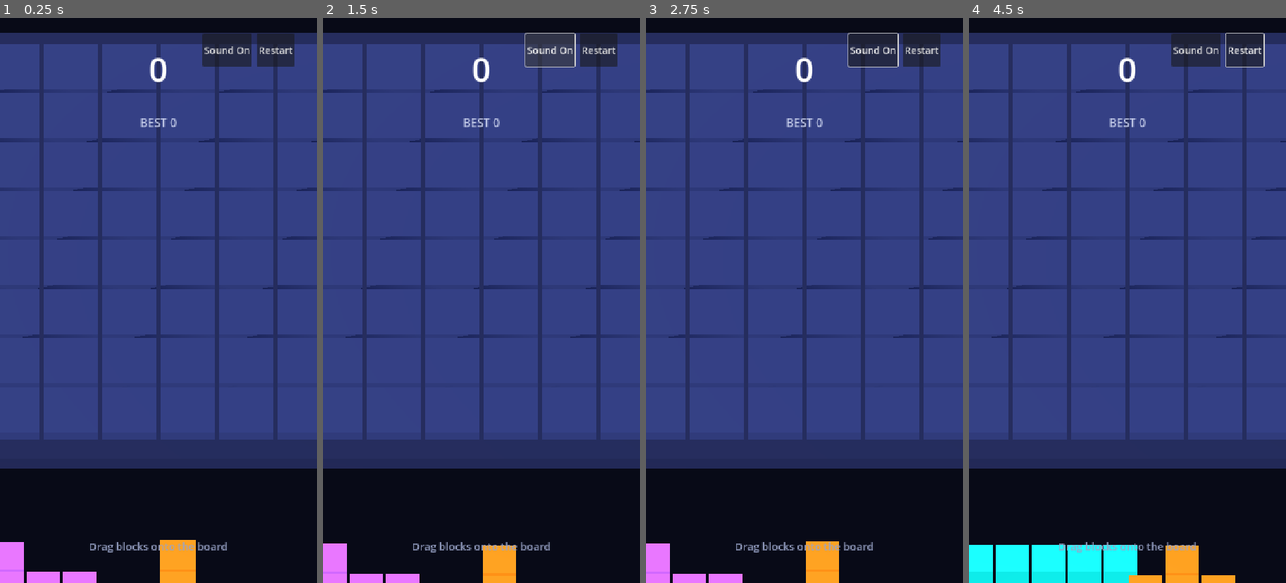
Above: before the commit, frames 1-4 (left to right).
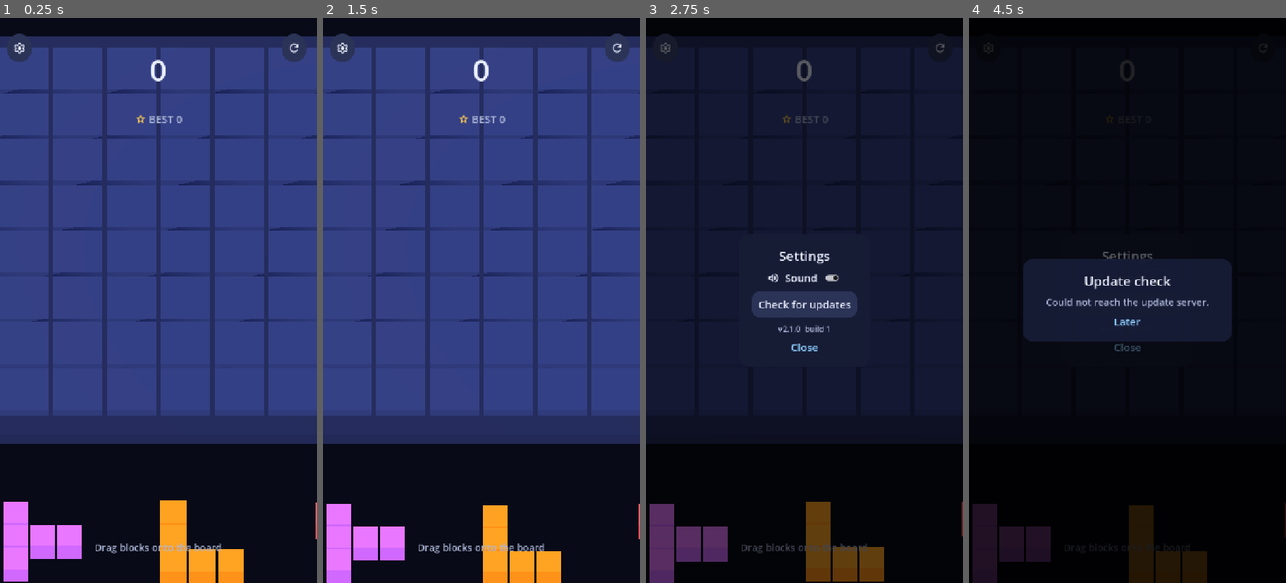
Above: after the commit, the same moments.

Repository: Matko802/blockshark
Game: Godot game, scene res://scenes/main.tscn
Two runs of this game, one before a commit and one after it. Both use one fixed random seed, a clock stepped at 60 frames per second and the inputs below.
Inputs (mouse positions are in pixels of both pictures, inside the frame that each line leads up to):
- Up to frame 1 (0.25 s): no input
- Up to frame 2 (1.5 s): click (551, 51) at 0.5 s, where only the run before the commit has a clickable "Sound On"; click (541, 51) at 1.25 s, where only the run before the commit has a clickable "Muted"
- Up to frame 3 (2.75 s): click (665, 46) at 2 s, where only the run after the commit has a clickable ""
- Up to frame 4 (4.5 s): click "Restart" (after the commit: "") at 2.75 s; click (1156, 277) at 3.52 s; click (1127, 306) at 4.25 s, where only the run after the commit has a clickable "Check for updates"

The runs differ from the first frame. In frame 1, 24% of the frame differs, in the area x 0-100%, y 2-100%; in frame 2, 23%; in frame 3, 81%; in frame 4, 84%.

Commit message:
M3 kit with icon font, settings UI, in-app updater, version stamping, Block Blast proportions

Diff:
--- a/scenes/main.tscn
+++ b/scenes/main.tscn
@@ -1,10 +1,11 @@
-[gd_scene load_steps=7 format=3]
+[gd_scene load_steps=8 format=3]
 
 [ext_resource type="Script" path="res://scripts/main.gd" id="1"]
 [ext_resource type="Script" path="res://scripts/board_view.gd" id="2"]
 [ext_resource type="Script" path="res://scripts/drag_controller.gd" id="3"]
 [ext_resource type="Script" path="res://scripts/sound.gd" id="4"]
 [ext_resource type="Script" path="res://scripts/hud.gd" id="5"]
+[ext_resource type="Script" path="res://scripts/updater.gd" id="6"]
 
 [sub_resource type="Environment" id="env"]
 background_mode = 1
@@ -42,3 +43,6 @@
 
 [node name="HUD" type="CanvasLayer" parent="."]
 script = ExtResource("5")
+
+[node name="Updater" type="Node" parent="."]
+script = ExtResource("6")
--- a/scripts/hud.gd
+++ b/scripts/hud.gd
@@ -1,44 +1,34 @@
 extends CanvasLayer
 
 var main
+var version_text := ""
 var score_label: Label
 var best_label: Label
 var combo_label: Label
 var gain_label: Label
 var hint_label: Label
 var top_box: VBoxContainer
-var buttons_row: HBoxContainer
+var settings_button: Button
 var restart_button: Button
 var over_dim: ColorRect
 var over_score: Label
-var mute_button: Button
-
-func setup(mn) -> void:
+var settings_dim: ColorRect
+var sound_switch: CheckButton
+var settings_version: Label
+var update_dim: ColorRect
+var update_title: Label
+var update_body: Label
+var update_go: Button
+var pending_apk := ""
+
+func setup(mn, ver: String) -> void:
 	main = mn
+	version_text = ver
 	build()
 	fit_ui()
 	get_viewport().size_changed.connect(fit_ui)
 
-func ui_scale() -> float:
-	var vs := get_viewport().get_visible_rect().size
-	return clampf(minf(vs.x / 720.0, vs.y / 1280.0), 0.72, 1.3)
-
-func fit_ui() -> void:
-	var s := ui_scale()
-	score_label.add_theme_font_size_override("font_size", int(76.0 * s))
-	gain_label.add_theme_font_size_override("font_size", int(34.0 * s))
-	best_label.add_theme_font_size_override("font_size", int(26.0 * s))
-	combo_label.add_theme_font_size_override("font_size", int(26.0 * s))
-	hint_label.add_theme_font_size_override("font_size", int(24.0 * s))
-	mute_button.add_theme_font_size_override("font_size", int(22.0 * s))
-	restart_button.add_theme_font_size_override("font_size", int(22.0 * s))
-	top_box.offset_top = 36.0 * s
-	buttons_row.offset_top = 36.0 * s
-	buttons_row.offset_right = -16.0 * s
-	hint_label.offset_top = -100.0 * s
-	hint_label.offset_bottom = -64.0 * s
-
-func big_label(text: String, size: int, color: Color) -> Label:
+func title_label(text: String, size: int, color: Color) -> Label:
 	var l := Label.new()
 	l.text = text
 	l.horizontal_alignment = HORIZONTAL_ALIGNMENT_CENTER
@@ -47,6 +37,42 @@
 	l.mouse_filter = Control.MOUSE_FILTER_IGNORE
 	return l
 
+func ui_scale() -> float:
+	var vs := get_viewport().get_visible_rect().size
+	return clampf(minf(vs.x / 720.0, vs.y / 1280.0), 0.72, 1.3)
+
+func fit_ui() -> void:
+	var s := ui_scale()
+	score_label.add_theme_font_size_override("font_size", int(68.0 * s))
+	gain_label.add_theme_font_size_override("font_size", int(32.0 * s))
+	best_label.add_theme_font_size_override("font_size", int(24.0 * s))
+	combo_label.add_theme_font_size_override("font_size", int(24.0 * s))
+	hint_label.add_theme_font_size_override("font_size", int(22.0 * s))
+	top_box.offset_top = 32.0 * s
+
+func dim_layer() -> ColorRect:
+	var d := ColorRect.new()
+	d.set_anchors_preset(Control.PRESET_FULL_RECT)
+	d.color = Color(0, 0, 0, 0.62)
+	d.visible = false
+	return d
+
+func sheet_card() -> PanelContainer:
+	var p := PanelContainer.new()
+	M3Kit.style_card(p)
+	return p
+
+func sheet_title(text: String) -> Label:
+	return title_label(text, 30, M3Kit.INK)
+
+func sheet_button(text: String) -> Button:
+	var b := Button.new()
+	b.text = text
+	b.add_theme_font_size_override("font_size", 24)
+	b.custom_minimum_size = Vector2(240, 60)
+	M3Kit.style_button(b)
+	return b
+
 func build() -> void:
 	var root := Control.new()
 	root.set_anchors_preset(Control.PRESET_FULL_RECT)
@@ -54,77 +80,144 @@
 	add_child(root)
 	top_box = VBoxContainer.new()
 	top_box.set_anchors_preset(Control.PRESET_TOP_WIDE)
-	top_box.offset_top = 40
+	top_box.offset_top = 36
 	top_box.offset_bottom = 320
 	top_box.alignment = BoxContainer.ALIGNMENT_CENTER
 	top_box.mouse_filter = Control.MOUSE_FILTER_IGNORE
 	top_box.add_theme_constant_override("separation", 2)
 	root.add_child(top_box)
-	var top: VBoxContainer = top_box
-	score_label = big_label("0", 76, Color.WHITE)
-	top.add_child(score_label)
-	gain_label = big_label("", 34, Color(0.45, 0.85, 1.0))
+	score_label = title_label("0", 68, M3Kit.INK)
+	top_box.add_child(score_label)
+	gain_label = title_label("", 32, M3Kit.ACCENT)
 	gain_label.modulate = Color(1, 1, 1, 0)
-	top.add_child(gain_label)
-	best_label = big_label("BEST 0", 26, Color(0.75, 0.78, 0.9))
-	top.add_child(best_label)
-	combo_label = big_label("", 26, Color(1.0, 0.8, 0.3))
-	top.add_child(combo_label)
-	buttons_row = HBoxContainer.new()
-	buttons_row.set_anchors_preset(Control.PRESET_TOP_RIGHT)
-	buttons_row.offset_left = -260
-	buttons_row.offset_top = 40
-	buttons_row.offset_right = -16
-	buttons_row.offset_bottom = 110
-	buttons_row.add_theme_constant_override("separation", 12)
-	root.add_child(buttons_row)
-	var row: HBoxContainer = buttons_row
-	mute_button = Button.new()
-	mute_button.text = "Sound On"
-	mute_button.add_theme_font_size_override("font_size", 22)
-	mute_button.pressed.connect(main.toggle_mute)
-	row.add_child(mute_button)
-	restart_button = Button.new()
-	restart_button.text = "Restart"
-	restart_button.add_theme_font_size_override("font_size", 22)
+	top_box.add_child(gain_label)
+	var best_row := HBoxContainer.new()
+	best_row.alignment = BoxContainer.ALIGNMENT_CENTER
+	best_row.mouse_filter = Control.MOUSE_FILTER_IGNORE
+	best_row.add_theme_constant_override("separation", 6)
+	top_box.add_child(best_row)
+	best_row.add_child(M3Kit.icon_label("star", 26, M3Kit.GOLD))
+	best_label = title_label("BEST 0", 24, M3Kit.INK_DIM)
+	best_row.add_child(best_label)
+	combo_label = title_label("", 24, M3Kit.GOLD)
+	top_box.add_child(combo_label)
+	var left_box := HBoxContainer.new()
+	left_box.set_anchors_preset(Control.PRESET_TOP_LEFT)
+	left_box.offset_left = 16
+	left_box.offset_top = 36
+	left_box.offset_right = 80
+	left_box.offset_bottom = 100
+	left_box.mouse_filter = Control.MOUSE_FILTER_IGNORE
+	root.add_child(left_box)
+	settings_button = M3Kit.icon_button("settings", 30)
+	settings_button.pressed.connect(show_settings)
+	left_box.add_child(settings_button)
+	var right_box := HBoxContainer.new()
+	right_box.set_anchors_preset(Control.PRESET_TOP_RIGHT)
+	right_box.offset_left = -80
+	right_box.offset_top = 36
+	right_box.offset_right = -16
+	right_box.offset_bottom = 100
+	right_box.mouse_filter = Control.MOUSE_FILTER_IGNORE
+	root.add_child(right_box)
+	restart_button = M3Kit.icon_button("refresh", 30)
 	restart_button.pressed.connect(main.restart_game)
-	row.add_child(restart_button)
-	hint_label = big_label("Drag blocks onto the board", 24, Color(0.6, 0.64, 0.78))
+	right_box.add_child(restart_button)
+	hint_label = title_label("Drag blocks onto the board", 22, M3Kit.INK_DIM)
 	hint_label.set_anchors_preset(Control.PRESET_BOTTOM_WIDE)
 	hint_label.offset_left = 16
 	hint_label.offset_right = -16
-	hint_label.offset_top = -100
+	hint_label.offset_top = -96
 	hint_label.offset_bottom = -64
 	hint_label.autowrap_mode = TextServer.AUTOWRAP_WORD_SMART
 	root.add_child(hint_label)
-	over_dim = ColorRect.new()
-	over_dim.set_anchors_preset(Control.PRESET_FULL_RECT)
-	over_dim.color = Color(0, 0, 0, 0.62)
-	over_dim.visible = false
+	build_settings(root)
+	build_update(root)
+	build_over(root)
+
+func build_settings(root: Control) -> void:
+	settings_dim = dim_layer()
+	root.add_child(settings_dim)
+	var center := CenterContainer.new()
+	center.set_anchors_preset(Control.PRESET_FULL_RECT)
+	center.mouse_filter = Control.MOUSE_FILTER_IGNORE
+	settings_dim.add_child(center)
+	var card := sheet_card()
+	center.add_child(card)
+	var box := VBoxContainer.new()
+	box.alignment = BoxContainer.ALIGNMENT_CENTER
+	box.add_theme_constant_override("separation", 12)
+	card.add_child(box)
+	box.add_child(sheet_title("Settings"))
+	var sound_row := HBoxContainer.new()
+	sound_row.alignment = BoxContainer.ALIGNMENT_CENTER
+	sound_row.add_theme_constant_override("separation", 12)
+	box.add_child(sound_row)
+	sound_row.add_child(M3Kit.icon_label("volume_up", 30, M3Kit.INK))
+	var sound_label := title_label("Sound", 24, M3Kit.INK)
+	sound_row.add_child(sound_label)
+	sound_switch = CheckButton.new()
+	sound_switch.toggled.connect(main.set_sound_enabled)
+	sound_row.add_child(sound_switch)
+	var update_button := sheet_button("Check for updates")
+	update_button.pressed.connect(main.check_updates)
+	box.add_child(update_button)
+	settings_version = title_label(version_text, 18, M3Kit.INK_DIM)
+	box.add_child(settings_version)
+	var close_button := Button.new()
+	close_button.text = "Close"
+	close_button.add_theme_font_size_override("font_size", 24)
+	M3Kit.style_text_button(close_button)
+	close_button.pressed.connect(hide_settings)
+	box.add_child(close_button)
+
+func build_update(root: Control) -> void:
+	update_dim = dim_layer()
+	root.add_child(update_dim)
+	var center := CenterContainer.new()
+	center.set_anchors_preset(Control.PRESET_FULL_RECT)
+	center.mouse_filter = Control.MOUSE_FILTER_IGNORE
+	update_dim.add_child(center)
+	var card := sheet_card()
+	center.add_child(card)
+	var box := VBoxContainer.new()
+	box.alignment = BoxContainer.ALIGNMENT_CENTER
+	box.add_theme_constant_override("separation", 12)
+	card.add_child(box)
+	update_title = sheet_title("Update")
+	box.add_child(update_title)
+	update_body = title_label("", 22, M3Kit.INK_DIM)
+	update_body.autowrap_mode = TextServer.AUTOWRAP_WORD_SMART
+	update_body.custom_minimum_size = Vector2(420, 0)
+	box.add_child(update_body)
+	update_go = sheet_button("Download")
+	update_go.pressed.connect(_on_update_go)
+	box.add_child(update_go)
+	var later := Button.new()
+	later.text = "Later"
+	later.add_theme_font_size_override("font_size", 24)
+	M3Kit.style_text_button(later)
+	later.pressed.connect(hide_update)
+	box.add_child(later)
+
+func build_over(root: Control) -> void:
+	over_dim = dim_layer()
 	root.add_child(over_dim)
 	var center := CenterContainer.new()
 	center.set_anchors_preset(Control.PRESET_FULL_RECT)
 	center.mouse_filter = Control.MOUSE_FILTER_IGNORE
 	over_dim.add_child(center)
-	var panel := PanelContainer.new()
-	var sb := StyleBoxFlat.new()
-	sb.bg_color = Color(0.05, 0.06, 0.12, 0.97)
-	sb.set_corner_radius_all(24)
-	sb.set_content_margin_all(36)
-	panel.add_theme_stylebox_override("panel", sb)
+	var panel := sheet_card()
 	center.add_child(panel)
 	var box := VBoxContainer.new()
 	box.alignment = BoxContainer.ALIGNMENT_CENTER
 	box.add_theme_constant_override("separation", 14)
 	panel.add_child(box)
-	var title := big_label("GAME OVER", 52, Color.WHITE)
-	box.add_child(title)
-	over_score = big_label("", 30, Color(0.8, 0.83, 0.95))
+	box.add_child(M3Kit.icon_label("trophy", 64, M3Kit.GOLD))
+	box.add_child(sheet_title("GAME OVER"))
+	over_score = title_label("", 28, M3Kit.INK_DIM)
 	box.add_child(over_score)
-	var again := Button.new()
-	again.text = "Play Again"
-	again.custom_minimum_size = Vector2(260, 72)
-	again.add_theme_font_size_override("font_size", 30)
+	var again := sheet_button("Play Again")
 	again.pressed.connect(main.restart_game)
 	box.add_child(again)
 
@@ -150,7 +243,28 @@
 	over_dim.visible = false
 
 func set_muted(m: bool) -> void:
-	if m:
-		mute_button.text = "Muted"
-	else:
-		mute_button.text = "Sound On"
+	sound_switch.set_pressed_no_signal(not m)
+
+func show_settings() -> void:
+	settings_version.text = version_text
+	settings_dim.visible = true
+
+func hide_settings() -> void:
+	settings_dim.visible = false
+
+func show_update_dialog(title: String, body: String, apk_url: String) -> void:
+	update_title.text = title
+	update_body.text = body
+	pending_apk = apk_url
+	update_go.visible = apk_url != ""
+	update_dim.visible = true
+
+func hide_update() -> void:
+	pending_apk = ""
+	update_dim.visible = false
+
+func _on_update_go() -> void:
+	if pending_apk != "":
+		OS.shell_open(pending_apk)
+		pending_apk = ""
+	update_dim.visible = false
--- /dev/null
+++ b/scripts/m3.gd
@@ -0,0 +1,89 @@
+extends RefCounted
+class_name M3Kit
+
+const ICON_FONT: FontFile = preload("res://assets/icons/SharkIcons.ttf")
+
+const INK = Color(0.92, 0.94, 1.0)
+const INK_DIM = Color(0.68, 0.72, 0.85)
+const TONAL = Color(0.17, 0.20, 0.34)
+const TONAL_HOVER = Color(0.23, 0.27, 0.44)
+const TONAL_DOWN = Color(0.12, 0.14, 0.26)
+const ACCENT = Color(0.55, 0.81, 1.0)
+const GOLD = Color(1.0, 0.80, 0.30)
+const CARD = Color(0.09, 0.11, 0.21, 0.97)
+
+const GLYPHS = {
+	"settings": 0xe8b8,
+	"refresh": 0xe5d5,
+	"volume_up": 0xe050,
+	"volume_off": 0xe04f,
+	"star": 0xe838,
+	"trophy": 0xea65,
+	"download": 0xe2c0,
+	"close": 0xe5cd,
+	"check": 0xe5ca,
+	"info": 0xe88e,
+	"update": 0xe923,
+	"rocket": 0xe62e,
+}
+
+static func glyph(glyph_name: String) -> String:
+	return String.chr(int(GLYPHS.get(glyph_name, 0xe88e)))
+
+static func icon_label(glyph_name: String, size: int, color: Color) -> Label:
+	var l := Label.new()
+	l.text = glyph(glyph_name)
+	l.add_theme_font_override("font", ICON_FONT)
+	l.add_theme_font_size_override("font_size", size)
+	l.add_theme_color_override("font_color", color)
+	l.mouse_filter = Control.MOUSE_FILTER_IGNORE
+	return l
+
+static func pill(bg: Color, radius: int) -> StyleBoxFlat:
+	var sb := StyleBoxFlat.new()
+	sb.bg_color = bg
+	sb.set_corner_radius_all(radius)
+	sb.set_content_margin_all(12)
+	return sb
+
+static func style_button(b: Button) -> void:
+	b.add_theme_stylebox_override("normal", pill(TONAL, 20))
+	b.add_theme_stylebox_override("hover", pill(TONAL_HOVER, 20))
+	b.add_theme_stylebox_override("pressed", pill(TONAL_DOWN, 20))
+	b.add_theme_stylebox_override("focus", StyleBoxEmpty.new())
+	b.add_theme_color_override("font_color", INK)
+	b.add_theme_color_override("font_hover_color", INK)
+	b.add_theme_color_override("font_pressed_color", INK_DIM)
+	b.focus_mode = Control.FOCUS_NONE
+
+static func style_text_button(b: Button) -> void:
+	var e := StyleBoxEmpty.new()
+	b.add_theme_stylebox_override("normal", e)
+	b.add_theme_stylebox_override("hover", e)
+	b.add_theme_stylebox_override("pressed", e)
+	b.add_theme_stylebox_override("focus", StyleBoxEmpty.new())
+	b.add_theme_color_override("font_color", ACCENT)
+	b.add_theme_color_override("font_hover_color", INK)
+	b.focus_mode = Control.FOCUS_NONE
+
+static func icon_button(glyph_name: String, size: int) -> Button:
+	var b := Button.new()
+	b.text = glyph(glyph_name)
+	b.add_theme_font_override("font", ICON_FONT)
+	b.add_theme_font_size_override("font_size", size)
+	b.custom_minimum_size = Vector2(56, 56)
+	b.add_theme_stylebox_override("normal", pill(TONAL, 28))
+	b.add_theme_stylebox_override("hover", pill(TONAL_HOVER, 28))
+	b.add_theme_stylebox_override("pressed", pill(TONAL_DOWN, 28))
+	b.add_theme_stylebox_override("focus", StyleBoxEmpty.new())
+	b.add_theme_color_override("font_color", INK)
+	b.add_theme_color_override("font_hover_color", INK)
+	b.focus_mode = Control.FOCUS_NONE
+	return b
+
+static func style_card(p: PanelContainer, radius: int = 24) -> void:
+	var sb := StyleBoxFlat.new()
+	sb.bg_color = CARD
+	sb.set_corner_radius_all(radius)
+	sb.set_content_margin_all(28)
+	p.add_theme_stylebox_override("panel", sb)
--- a/scripts/main.gd
+++ b/scripts/main.gd
@@ -1,33 +1,50 @@
 extends Node3D
 
-const TRAY_Z = 6.6
+const TRAY_Z = 6.3
 const TRAY_X = [-2.9, 0.0, 2.9]
-const TRAY_SCALE = 0.62
+const TRAY_SCALE = 0.5
 const TRAY_Y = 0.15
 
 var state: GameState
 var tray_nodes: Array = []
 var time := 0.0
+var app_version := "2.1.0"
+var app_code := 0
 
 @onready var board: BoardView = $Board
 @onready var drag = $Drag
 @onready var sound: SharkSound = $Sound
 @onready var hud = $HUD
+@onready var updater = $Updater
 @onready var camera: Camera3D = $Camera3D
 @onready var tray_root: Node3D = $Tray
 
+func load_version() -> void:
+	var cfg := ConfigFile.new()
+	if cfg.load("res://version.cfg") == OK:
+		app_version = str(cfg.get_value("app", "version_name", app_version))
+		app_code = int(cfg.get_value("app", "version_code", 0))
+
+func version_text() -> String:
+	if app_code > 0:
+		return "v" + app_version + "  build " + str(app_code)
+	return "v" + app_version
+
 func _ready() -> void:
+	load_version()
 	state = GameState.new()
 	sound.muted = state.muted
 	camera.position = Vector3(0, 12.5, 9.5)
-	camera.look_at(Vector3(0, 0, 1.2))
+	camera.look_at(Vector3(0, 0, 1.5))
 	fit_camera()
 	get_viewport().size_changed.connect(fit_camera)
 	drag.setup(camera, board, state, self)
-	hud.setup(self)
+	hud.setup(self, version_text())
+	updater.setup(self, hud, app_version)
 	rebuild_tray()
 	hud.refresh(state.score, state.best, state.combo)
 	hud.set_muted(state.muted)
+	updater.auto_check()
 
 func _process(delta: float) -> void:
 	time += delta
@@ -42,7 +59,7 @@
 func fit_camera() -> void:
 	var vs := get_viewport().get_visible_rect().size
 	var aspect := vs.x / maxf(vs.y, 1.0)
-	camera.size = maxf(9.6, 12.5 * aspect)
+	camera.size = maxf(10.4, 14.0 * aspect)
 
 func slot_pos(i: int) -> Vector3:
 	return Vector3(TRAY_X[i], TRAY_Y, TRAY_Z)
@@ -188,8 +205,11 @@
 	hud.refresh(state.score, state.best, state.combo)
 	sound.select()
 
-func toggle_mute() -> void:
-	state.muted = not state.muted
+func set_sound_enabled(sound_on: bool) -> void:
+	state.muted = not sound_on
 	sound.muted = state.muted
 	state.save_data()
 	hud.set_muted(state.muted)
+
+func check_updates() -> void:
+	updater.check(false)
--- /dev/null
+++ b/scripts/updater.gd
@@ -0,0 +1,77 @@
+extends Node
+
+const API_URL = "https://api.github.com/repos/Matko802/blockshark/releases/latest"
+
+var main
+var hud
+var current := "2.1.0"
+var http: HTTPRequest
+var pending_silent := false
+
+func setup(mn, hd, ver: String) -> void:
+	main = mn
+	hud = hd
+	current = ver
+	http = HTTPRequest.new()
+	http.timeout = 12.0
+	add_child(http)
+	http.request_completed.connect(_done)
+
+func auto_check() -> void:
+	await get_tree().create_timer(2.5).timeout
+	if is_instance_valid(http):
+		check(true)
+
+func check(silent: bool) -> void:
+	pending_silent = silent
+	var err := http.request(API_URL, ["User-Agent: blockshark-3d"])
+	if err != OK and not silent:
+		hud.show_update_dialog("Update check", "Could not reach the update server.", "")
+		pending_silent = false
+
+func _done(result: int, code: int, _headers: PackedStringArray, body: PackedByteArray) -> void:
+	var silent := pending_silent
+	pending_silent = false
+	if result != HTTPRequest.RESULT_SUCCESS or code != 200:
+		if not silent:
+			hud.show_update_dialog("Update check", "Could not reach the update server.", "")
+		return
+	var data = JSON.parse_string(body.get_string_from_utf8())
+	if typeof(data) != TYPE_DICTIONARY:
+		if not silent:
+			hud.show_update_dialog("Update check", "Update response was invalid.", "")
+		return
+	var tag := str(data.get("tag_name", ""))
+	var notes := str(data.get("body", ""))
+	var apk := ""
+	var assets: Array = data.get("assets", [])
+	for a in assets:
+		if str(a.get("name", "")).ends_with(".apk"):
+			apk = str(a.get("browser_download_url", ""))
+			break
+	if tag == "" or apk == "":
+		if not silent:
+			hud.show_update_dialog("Update check", "No release package found.", "")
+		return
+	if newer(tag, current):
+		var text := "Version " + tag + " is ready."
+		if notes != "":
+			text += "\n\n" + notes.left(400)
+		text += "\n\nDownload opens the release page in your browser."
+		hud.show_update_dialog("Update available", text, apk)
+	elif not silent:
+		hud.show_update_dialog("Up to date", "You are on the latest version (" + current + ").", "")
+
+func newer(remote: String, local: String) -> bool:
+	var r := remote.trim_prefix("v").trim_prefix("V").split(".")
+	var l := local.split(".")
+	for i in 3:
+		var a := 0
+		var b := 0
+		if i < r.size():
+			a = int(r[i])
+		if i < l.size():
+			b = int(l[i])
+		if a != b:
+			return a > b
+	return false
--- /dev/null
+++ b/version.cfg
@@ -0,0 +1,3 @@
+[app]
+version_name="2.1.0"
+version_code=1
Binary file added: assets/icons/SharkIcons.ttf
Not shown, added: assets/icons/SharkIcons.ttf.import
Not shown, changed: export_presets.cfg
Not shown, added: scripts/m3.gd.uid
Not shown, added: scripts/updater.gd.uid
Not shown, changed: .github/workflows/build.yml
